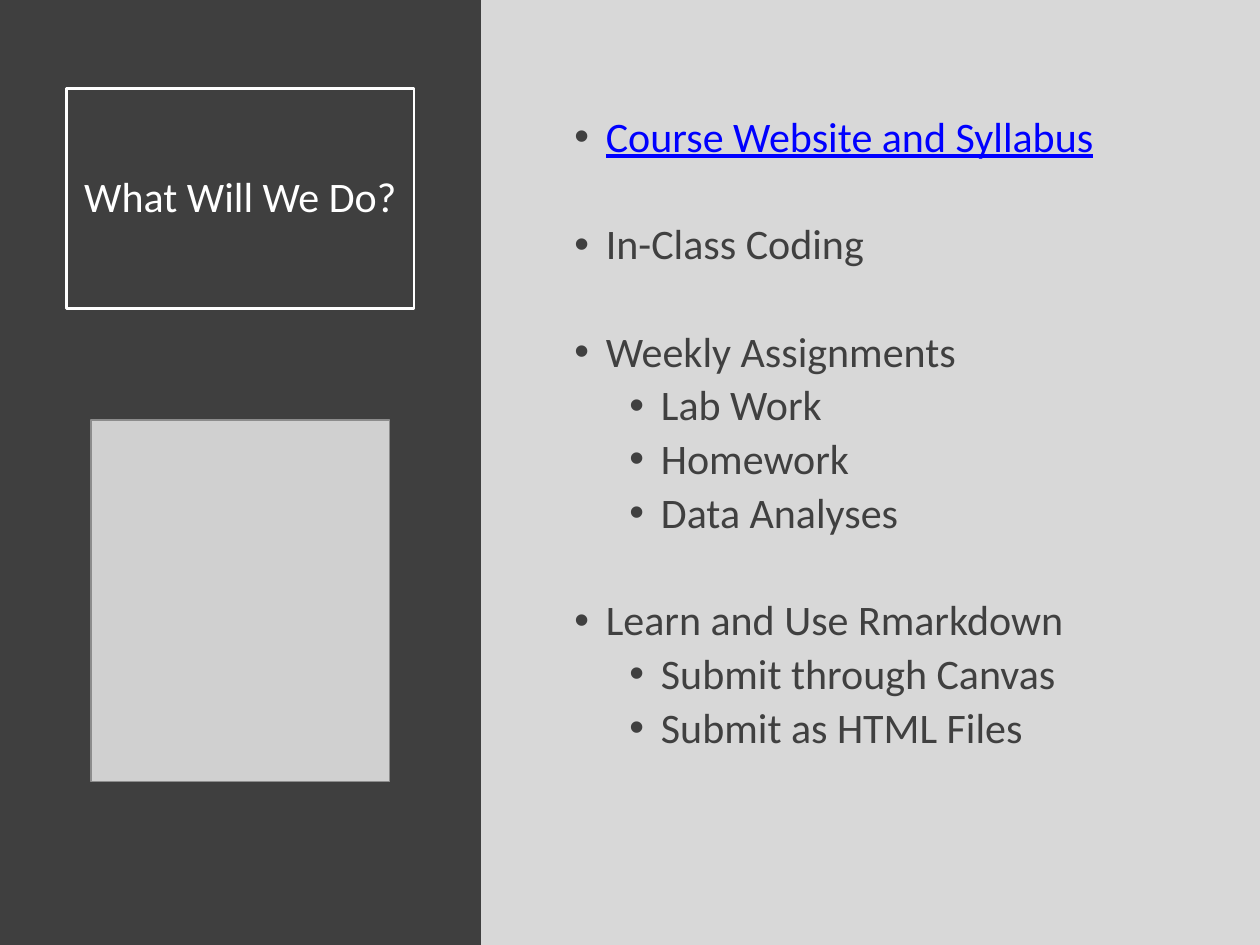
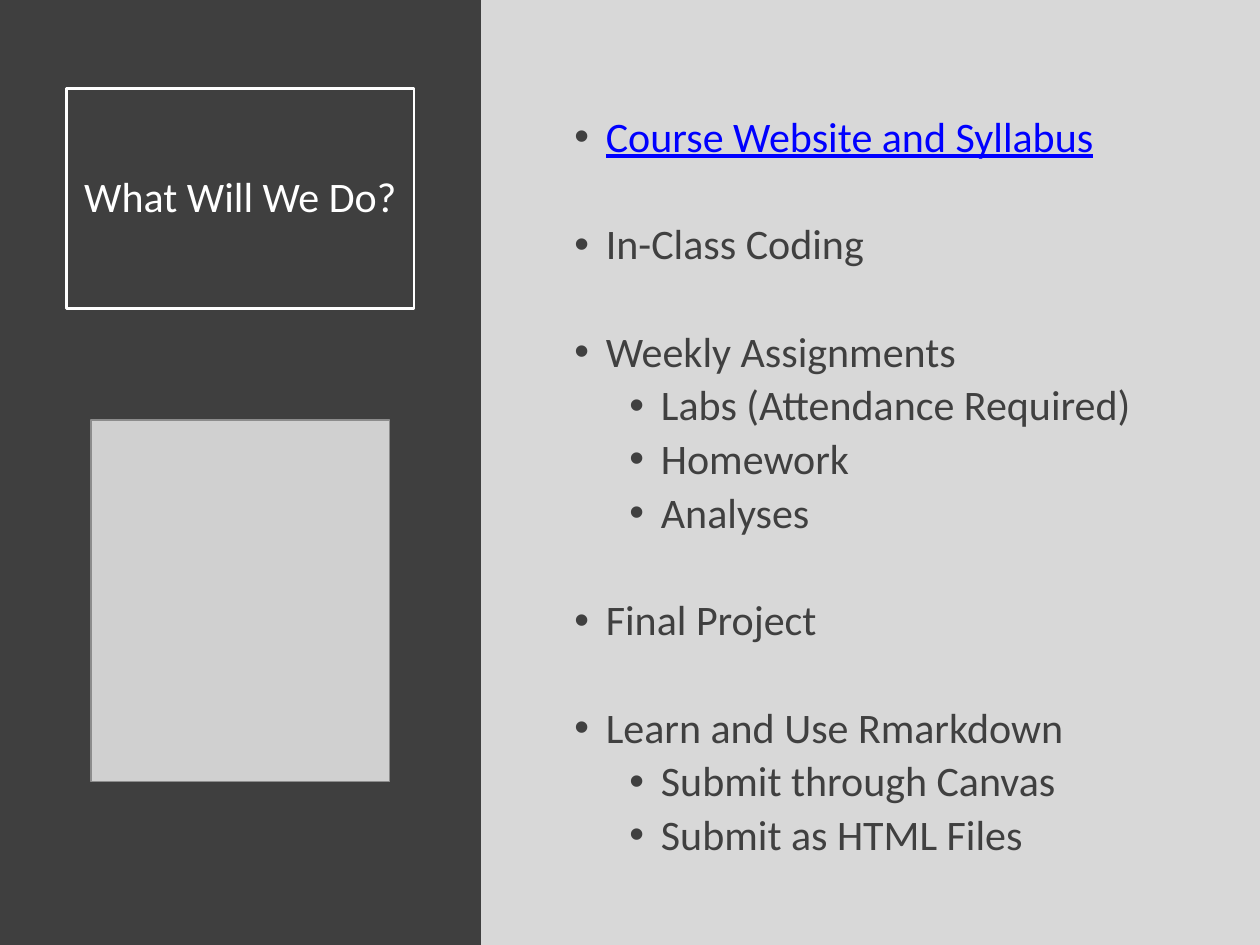
Before and after one commit to SuperMarioGiacomazzo/STOR320_WEBSITE, a slide deck: slide 6 of Lecture/Introduction/Intro_Lecture.pptx. Drawn at 1260x945 pixels with LibreOffice and Linux fonts; fonts in the diff are those of the drawing; grey boxes stand for pictures. Boxes give left, top, right and bottom in pixels: in the first picture for what was removed or moved away, otherwise in the second. Text is boxed around its words. In the diff, an @@ line names an element or a change of style, - is before the commit and + after.

```diff
--- a/Lecture/Introduction/Intro_Lecture.pptx
+++ b/Lecture/Introduction/Intro_Lecture.pptx
@@ text at (x1=661, y1=389, x2=1130, y2=427): text changed @@
-  • Lab Work
+  • Labs (Attendance Required)
@@ text at (x1=606, y1=499, x2=817, y2=642): text changed @@
-  • Data Analyses
+  • Analyses
+• Final Project
```
Also in this commit, not shown: 1 other slide changed, 9 other files.
